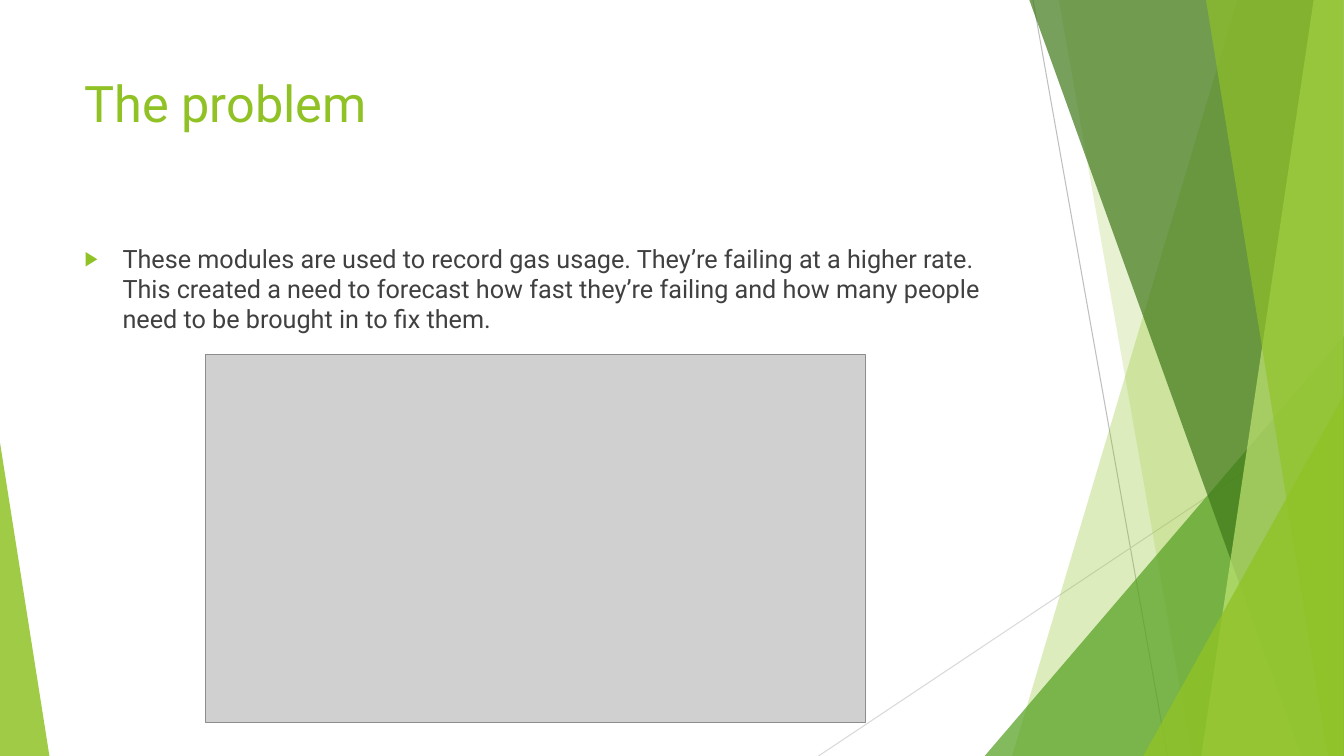
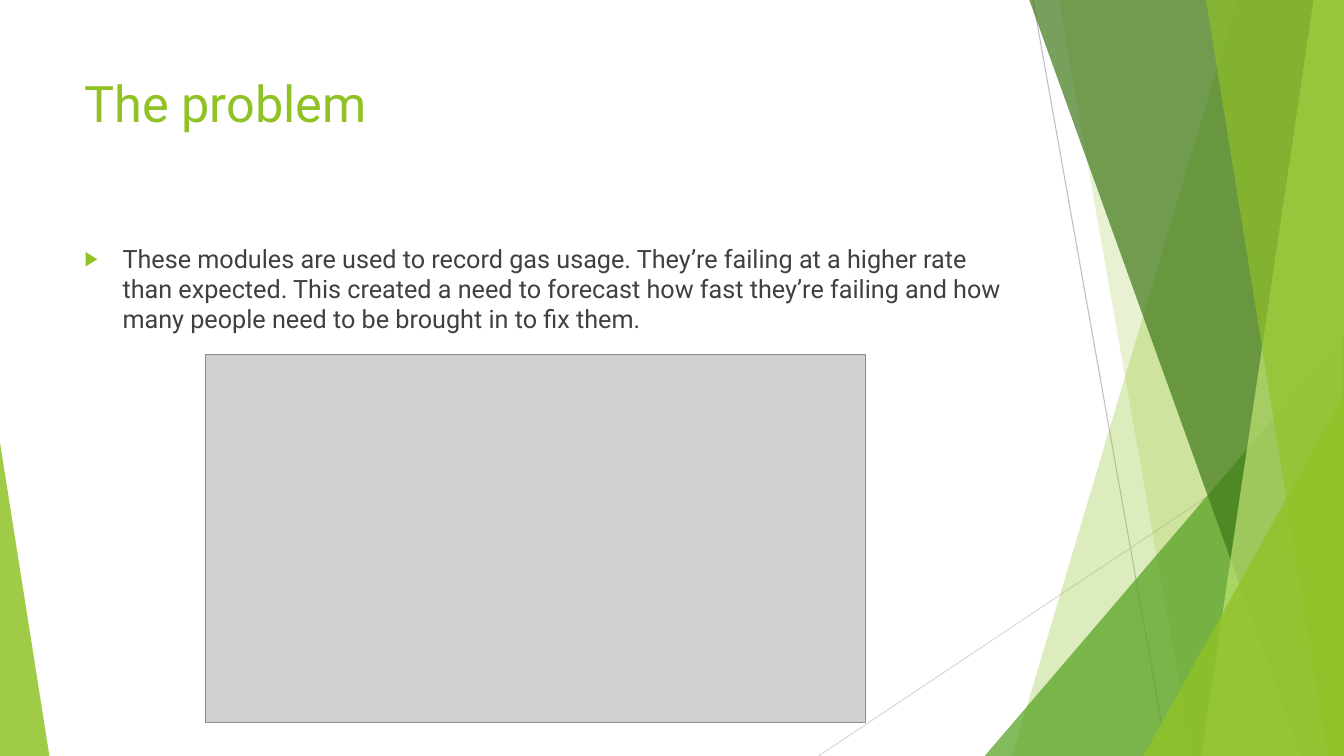
Before and after one commit to RedDirtSixKiller/Final_Project, a slide deck: slide 2 of Forecasting Module Failures.pptx. Drawn at 1344x756 pixels with LibreOffice and Linux fonts; fonts in the diff are those of the drawing; grey boxes stand for pictures. Boxes give left, top, right and bottom in pixels: in the first picture for what was removed or moved away, otherwise in the second. Text is boxed around its words. In the diff, an @@ line names an element or a change of style, - is before the commit and + after.

Commit message:
final final

```diff
--- a/Forecasting Module Failures.pptx
+++ b/Forecasting Module Failures.pptx
@@ text at box(123, 249, 1000, 334): text changed @@
-▶ These modules are used to record gas usage. They’re failing at a higher rate. This created a need to forecast how fast they’re failing and how many people need to be brought in to fix them.
+▶ These modules are used to record gas usage. They’re failing at a higher rate than expected. This created a need to forecast how fast they’re failing and how many people need to be brought in to fix them.
```
Also in this commit, not shown: 2 other slides changed.
